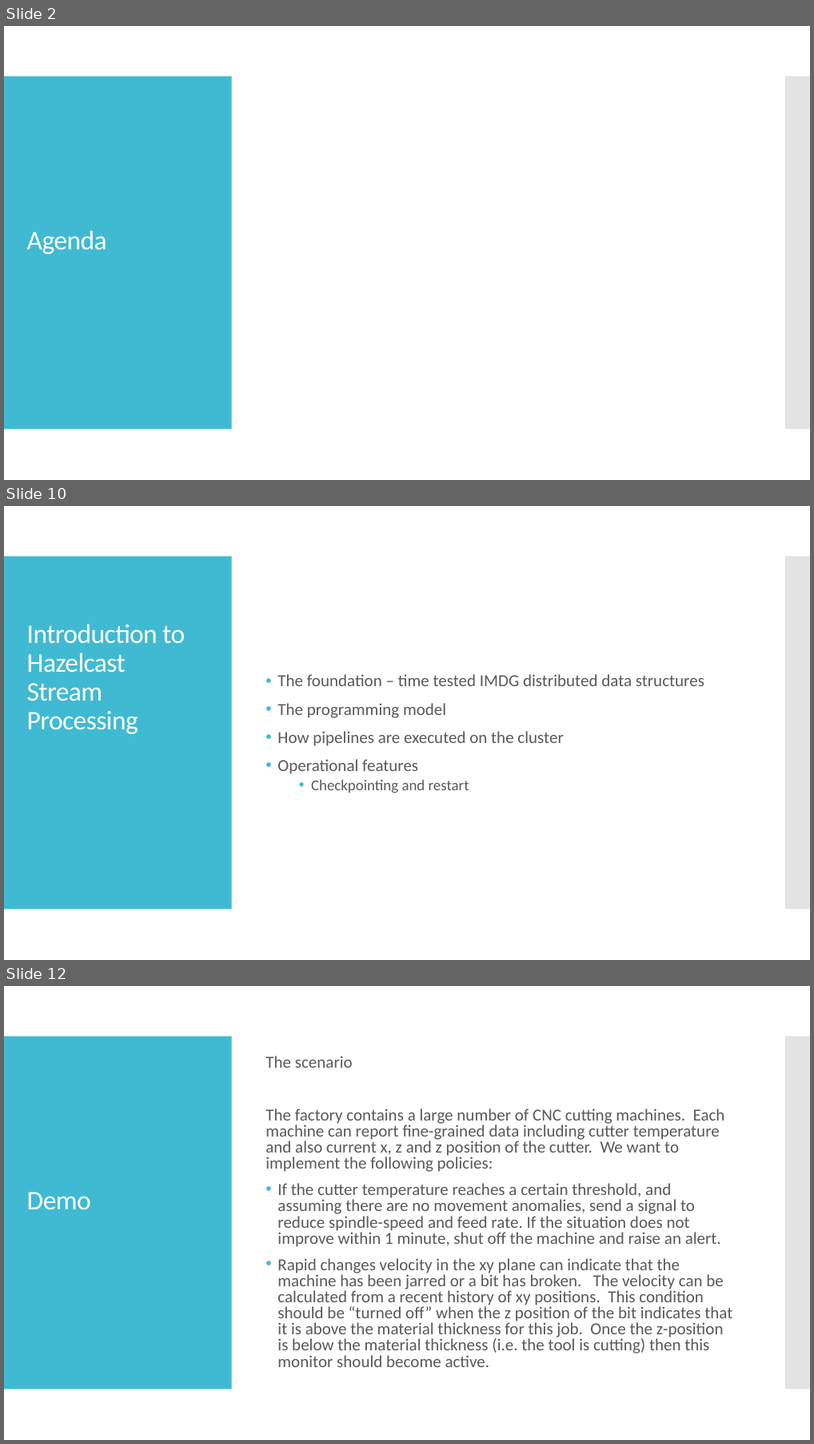
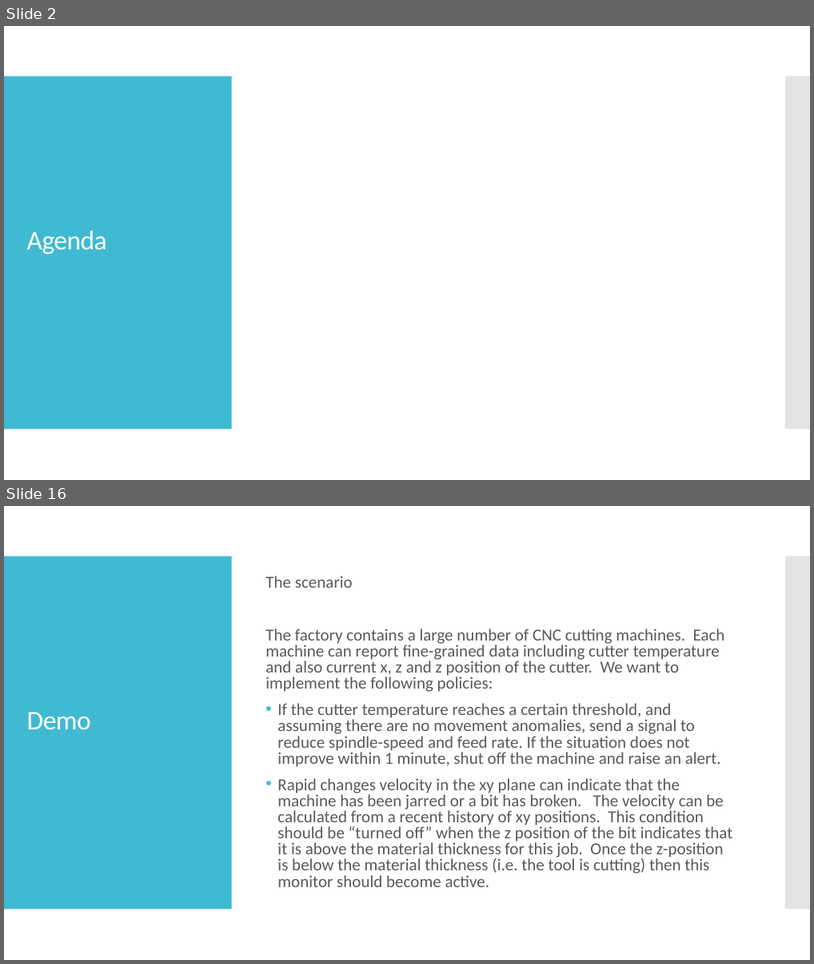
Before and after one commit to wrmay/hazelcast-monitoring-and-control-demo, a slide deck: Solution Overview.pptx. Shown one above the other, each under a label of ours: slides 2, 10 and 12 before the commit, slides 2 and 16 after it; the slides between them are not shown. The pictures are 814x1444 and 814x964 pixels, drawn with LibreOffice and Linux fonts; fonts in the diff are those of the drawing. Boxes give left, top, right and bottom in pixels: in the first picture for what was removed or moved away, otherwise in the second. Text is boxed around its words. In the diff, an @@ line names an element or a change of style, - is before the commit and + after.

```diff
--- a/Solution Overview.pptx
+++ b/Solution Overview.pptx
@@ slide 10 removed at <box>4,506,810,960</box>, background #FFFFFF; not listed: 2 template elements that a slide beside it also shows @@
@@ title removed at <box>27,624,185,734</box> @@
-Introduction to Hazelcast Stream Processing
@@ text removed at <box>278,674,705,792</box> @@
-• The foundation – time tested IMDG distributed data structures
-• The programming model
-• How pipelines are executed on the cluster
-• Operational features
-  • Checkpointing and restart
@@ what was slide 12 is now slide 16 @@
```
Also in this commit, not shown: 5 slides changed, 8 slides added, 3 other slides removed, 9 other files.
